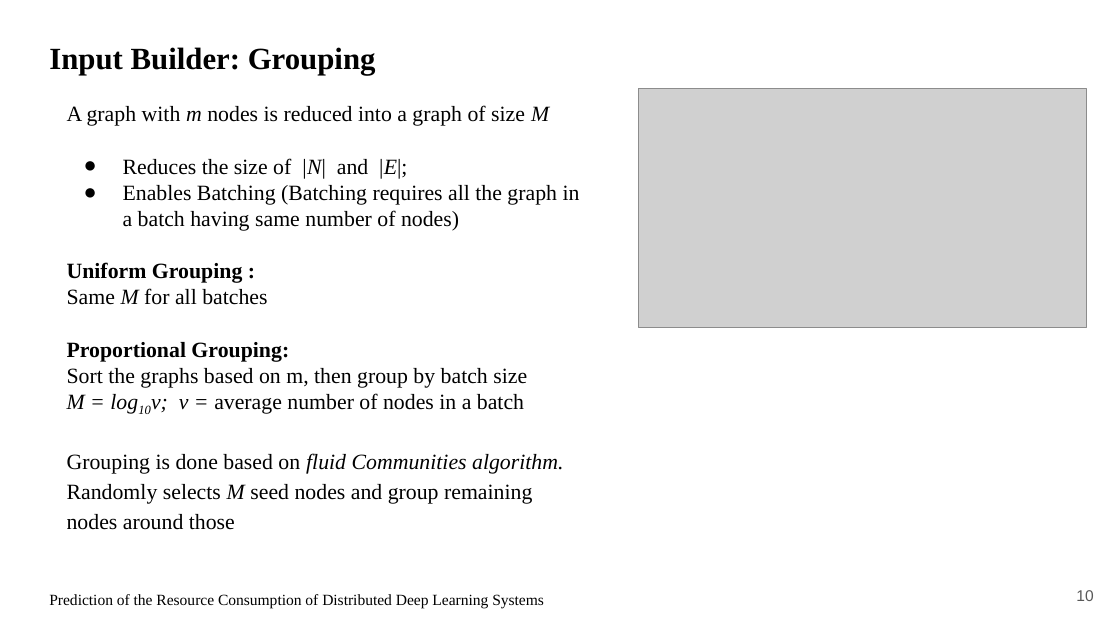
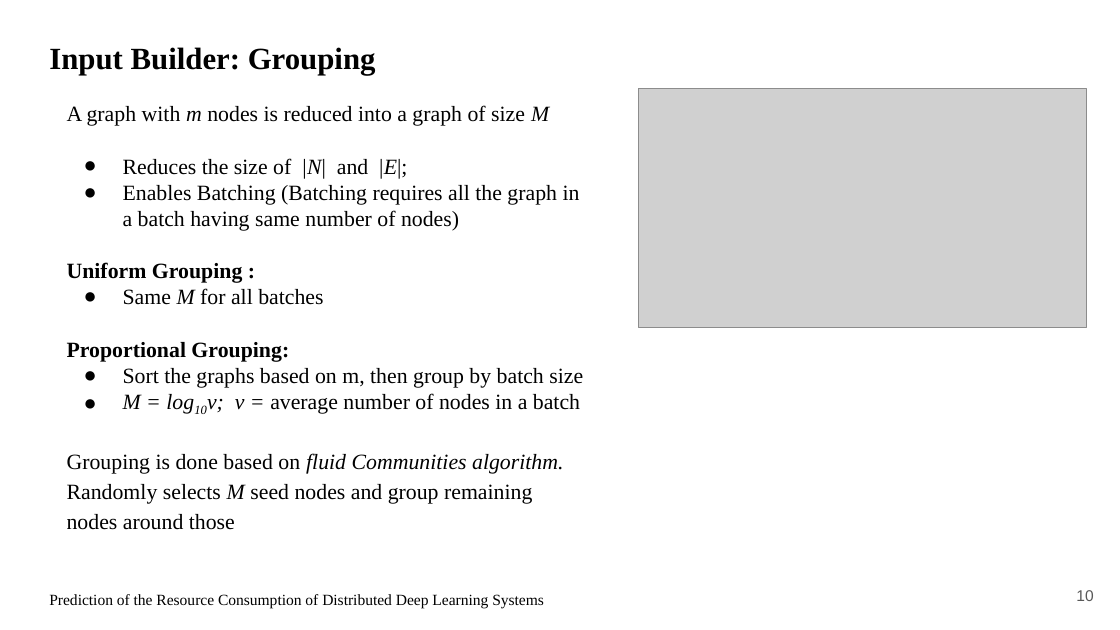
Before and after one commit to tongshu83/tongshu83.github.io, a slide deck: slide 10 of html/seminar/DipakAcharya_SIGMETRICS22_Driple_slides.pptx. Drawn at 1120x630 pixels with LibreOffice and Linux fonts; fonts in the diff are those of the drawing; grey boxes stand for pictures. Boxes give left, top, right and bottom in pixels: in the first picture for what was removed or moved away, otherwise in the second. Text is boxed around its words. In the diff, an @@ line names an element or a change of style, - is before the commit and + after.

```diff
--- a/html/seminar/DipakAcharya_SIGMETRICS22_Driple_slides.pptx
+++ b/html/seminar/DipakAcharya_SIGMETRICS22_Driple_slides.pptx
@@ text at <box>123,288,583,414</box>: bullet none to ● @@
```
Also in this commit, not shown: 5 other slides changed, 1 other file.
